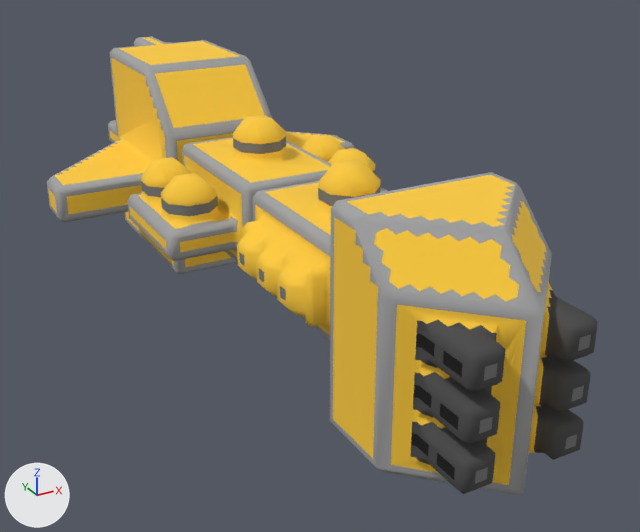
An edit to the OBJ model src/jsMain/resources/meshes/mechyrdia-4-auctoritas-class.obj, drawn before and after from the same camera.
The view is the same before and after, from a 50 mm lens placed at (-37.1, -76.7, 42.2), pointed at (2.8, -4.3, 6.0). Arrows for +X, +Y and +Z are at lower left; the lights stay in place. Where no turn or scale is listed for an object, it has been applied to the vertices.

Objects in the first picture: 'mechyrdia-4-auctoritas-class'.
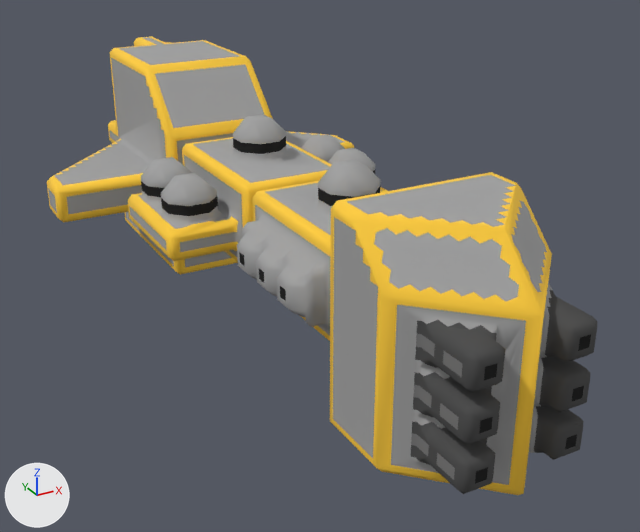
What differs and where, as boxes (x1, y1, x2, y2) in the pictures (640 x 532 px; the box of a moved part takes in the faces that stretch with it):
part 1 of me_mechyrdia_4_auctoritas_class, moved or reshaped
    before: (168, 64, 375, 201)
    after: (147, 58, 375, 224)
part 2 of me_mechyrdia_4_auctoritas_class, moved or reshaped
    before: (353, 195, 547, 465)
    after: (420, 187, 554, 465)
part 3 of me_mechyrdia_4_auctoritas_class, surface changed
    both: (46, 36, 591, 495)

Patch to the scene script:
```diff
--- a/src/jsMain/resources/meshes/mechyrdia-4-auctoritas-class.obj.py
+++ b/src/jsMain/resources/meshes/mechyrdia-4-auctoritas-class.obj.py
@@ me_mechyrdia_4_auctoritas_class @@
 # used by ob_mechyrdia_4_auctoritas_class; location = (0.0, 0.0, 0.0)
-me_mechyrdia_4_auctoritas_class.from_pydata(...)  # 2258 vertices, 4170 faces; spans x -18.5..18.5, y -39.0..39.0, z 0.0..23.0
+me_mechyrdia_4_auctoritas_class.from_pydata(...)  # 2264 vertices, 4170 faces; spans x -18.5..18.5, y -39.0..39.0, z 0.0..23.0
+# me_mechyrdia_4_auctoritas_class part 1: 3 vertices moved from x -13.5..10.0, y -1.5..24.5, z 8.5..15.5 to x -14.0..11.0, y -1.5..24.0, z 8.5..15.0; 8 vertices removed from x -11.0..7.0, y 2.0..35.5, z 8.0..20.0; 16 vertices added at x -10.5..12.5, y -13.0..35.5, z 1.5..21.0
+# me_mechyrdia_4_auctoritas_class part 2: 12 vertices removed from x -6.0..7.5, y -37.5..-28.5, z 2.0..21.0; 10 vertices added at x -5.0..7.5, y -36.3..-28.5, z 3.5..19.5
+# me_mechyrdia_4_auctoritas_class part 3: 3283 kept faces spanning x -18.5..18.5, y -39.0..39.0, z 0.0..23.0 get new texture (UV) coordinates
 me_mechyrdia_4_auctoritas_class.materials.append(mat_mechyrdia_4_auctoritas_class)
```
